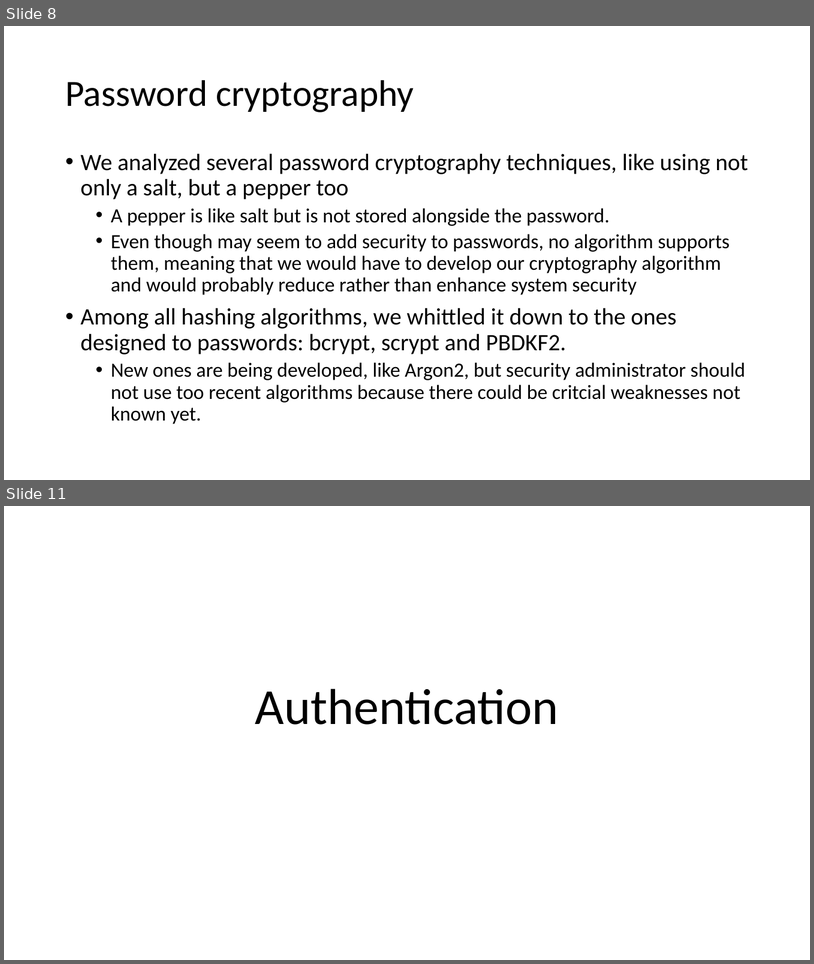
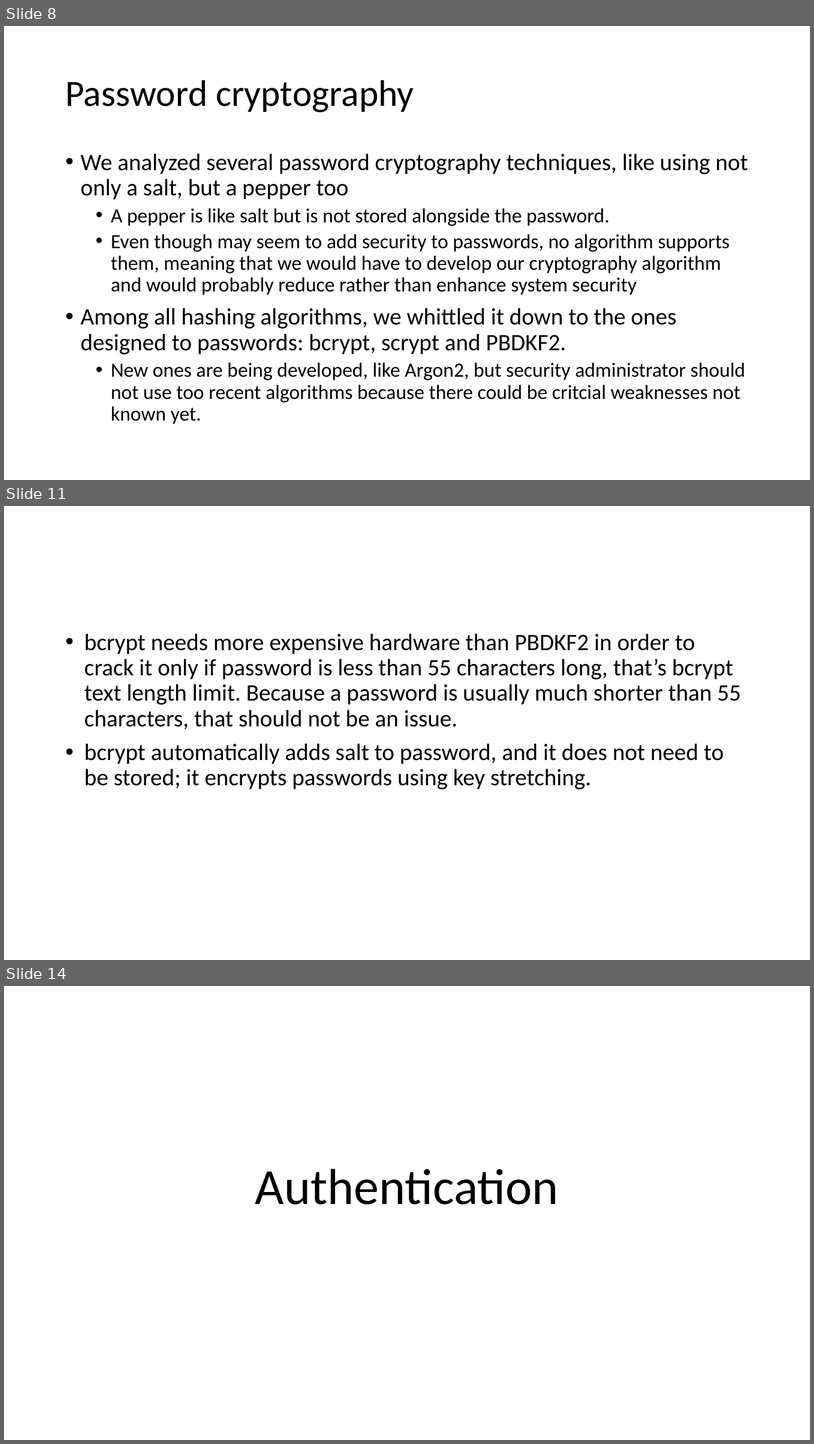
Before and after one commit to fparricelli/Encrypted-data-exchange-between-two-Arduino-boards-using-Symmetric-Encryption, a slide deck: Documentazione e cose così/Slide_concettuali_Luca.pptx. Shown one above the other, each under a label of ours: slides 8 and 11 before the commit, slides 8, 11 and 14 after it; the slides between them are not shown. The pictures are 814x964 and 814x1444 pixels, drawn with LibreOffice and Linux fonts; fonts in the diff are those of the drawing. Boxes give left, top, right and bottom in pixels: in the first picture for what was removed or moved away, otherwise in the second. Text is boxed around its words. In the diff, an @@ line names an element or a change of style, - is before the commit and + after.

```diff
--- a/Documentazione e cose così/Slide_concettuali_Luca.pptx
+++ b/Documentazione e cose così/Slide_concettuali_Luca.pptx
@@ slide 11 added at [4, 506, 810, 960], background #FFFFFF @@
@@ text added at [84, 633, 741, 789], 28 pt, text #000000 @@
+• bcrypt needs more expensive hardware than PBDKF2 in order to crack it only if password is less than 55 characters long, that’s bcrypt text length limit. Because a password is usually much shorter than 55 characters, that should not be an issue.
+• bcrypt automatically adds salt to password, and it does not need to be stored; it encrypts passwords using key stretching.
@@ what was slide 11 is now slide 14 @@
```
Also in this commit, not shown: 6 slides changed, 4 other slides added, 32 other files.
